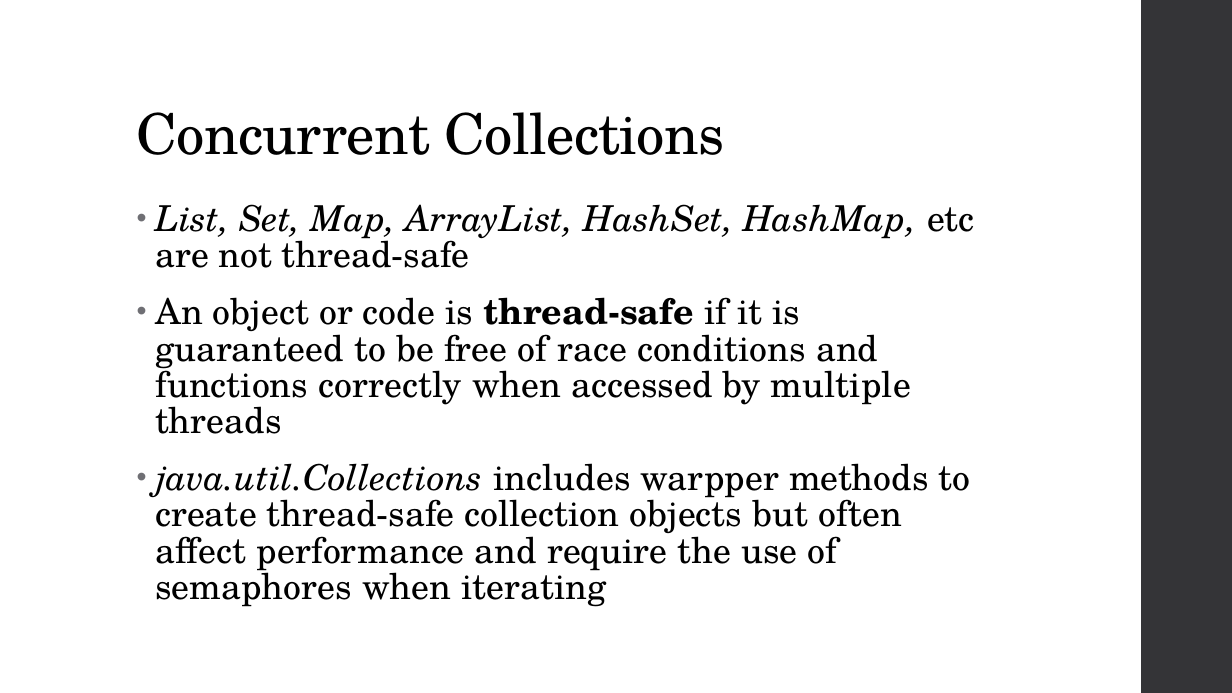
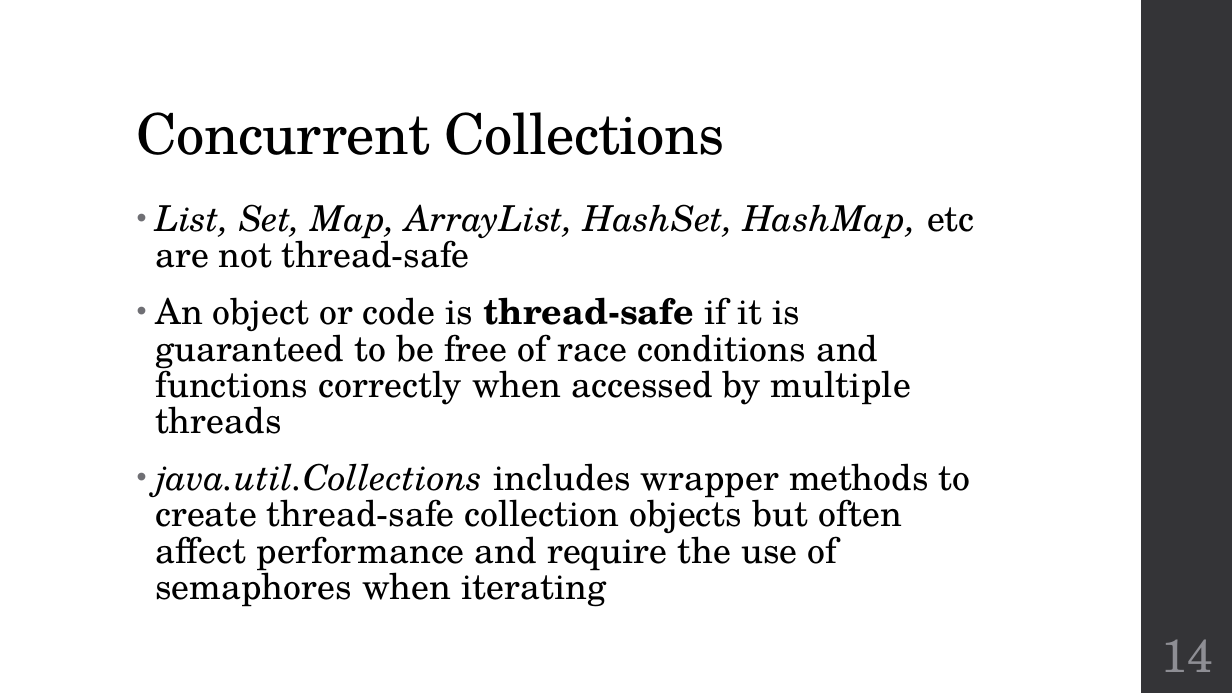
Before and after one commit to zarthur/CSCC-Fundamentals-Android-Notes, a slide deck: slide 14 of week_13/week_13.pptx. Drawn at 1232x693 pixels with LibreOffice and Linux fonts; fonts in the diff are those of the drawing. Boxes give left, top, right and bottom in pixels: in the first picture for what was removed or moved away, otherwise in the second. Text is boxed around its words. In the diff, an @@ line names an element or a change of style, - is before the commit and + after.

```diff
--- a/week_13/week_13.pptx
+++ b/week_13/week_13.pptx
@@ text at (155,463,971,607): text changed @@
-• java.util.Collections includes warpper methods to create thread-safe collection objects but often affect performance and require the use of semaphores when iterating
+• java.util.Collections includes wrapper methods to create thread-safe collection objects but often affect performance and require the use of semaphores when iterating
@@ page number added at (1162,639,1213,672), 36 pt, text #8E8E94 @@
+14
```
Also in this commit, not shown: 15 other slides changed, 1 other file.
